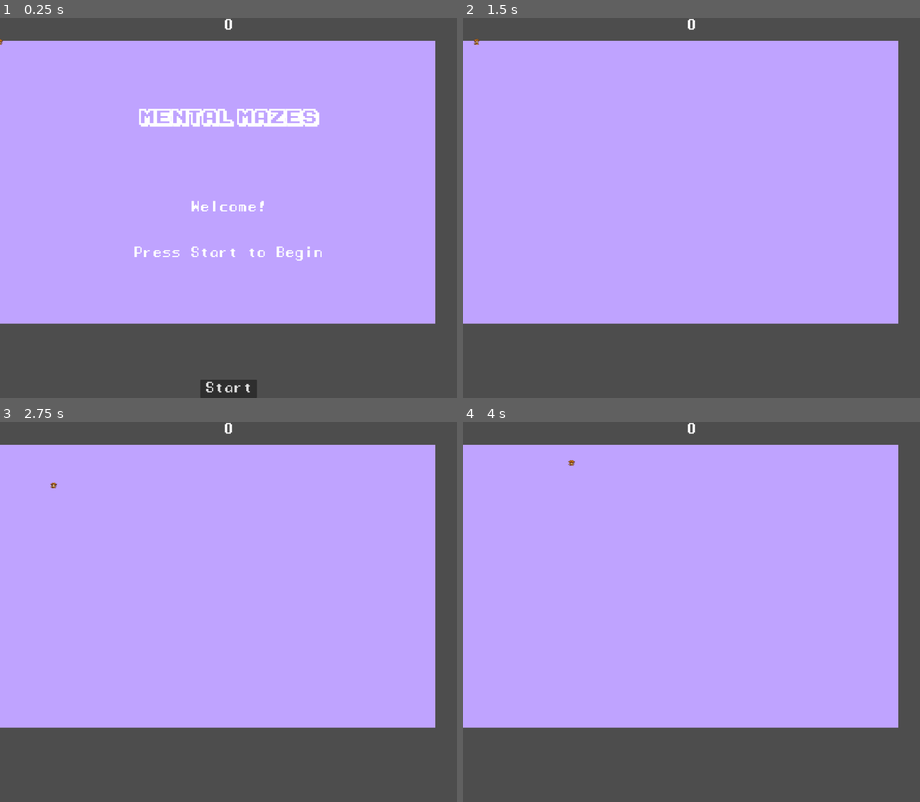
Above: before the commit, frames 1-4 (two rows, left to right).
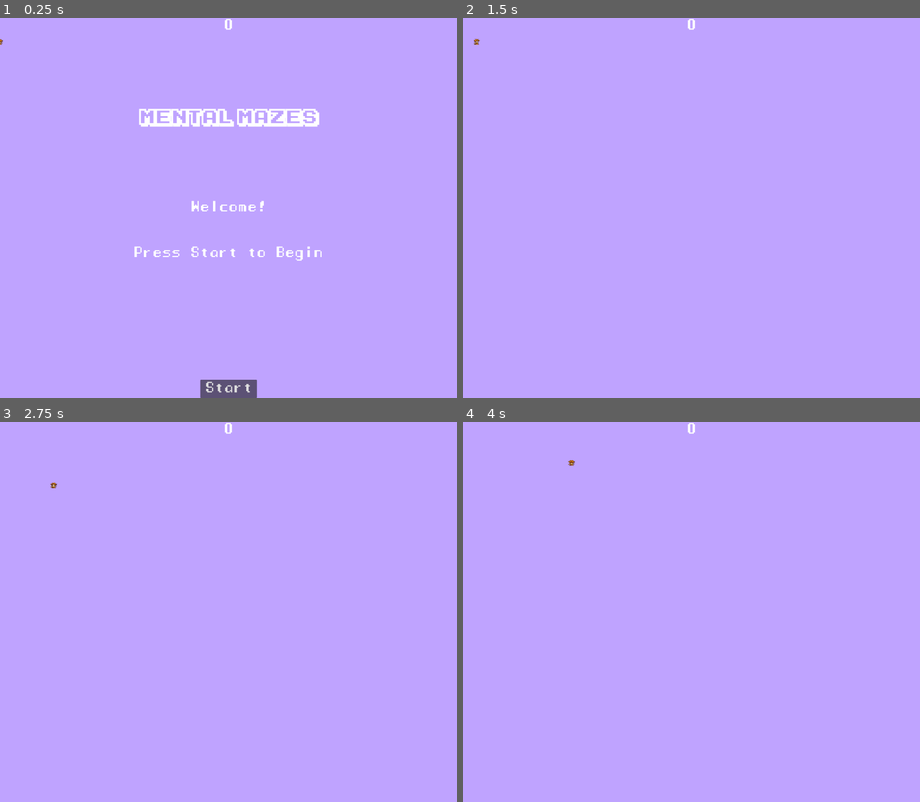
Above: after the commit, the same moments.

Repository: annas2727/Mental-Maze
Game: Godot game, scene res://main.tscn
Two runs of this game, one before a commit and one after it. Both use one fixed random seed, a clock stepped at 60 frames per second and the inputs below.
Inputs:
- Up to frame 1 (0.25 s): no input
- Up to frame 2 (1.5 s): click "Start" at 0.5 s; tap Enter (ui_accept) at 1.25 s; hold Right (move_right) from 1.28 s (still down)
- Up to frame 3 (2.75 s): tap Enter (ui_accept) at 1.52, 2.27 s; release Right (move_right) at 2.03 s; hold Down (move_down) from 2.03 s (still down)
- Up to frame 4 (4 s): release Down (move_down) at 2.78 s; hold Right (move_right) 2.78-3.53 s; tap Enter (ui_accept) at 3.5, 3.77 s; hold Up (move_up) from 3.53 s (still down)

The runs differ from the first frame. In frame 1, 29% of the frame differs, in the area x 0-100%, y 0-100%; in frame 2, 29%; in frame 3, 29%; in frame 4, 29%.

Commit message:
Final product

Diff:
--- a/Globals.gd
+++ b/Globals.gd
@@ -9,3 +9,5 @@
 var show_labels = false
 
 signal fringe_changed
+
+var was_hit = false
--- a/MobSpawner.gd
+++ b/MobSpawner.gd
@@ -5,7 +5,10 @@
 func _on_spawn_timer_timeout():
 	# Instantiate the mob scene for spawning
 	var mob_scene = load('res://mob.tscn')
+
 	var mob_instantiate = mob_scene.instantiate()
+	mob_instantiate.set_contact_monitor(true)
+	mob_instantiate.set_max_contacts_reported(10)
 	self.add_child(mob_instantiate)
 
 	# Select one of the various mob spawn positions randomly to spawn the mob
@@ -16,6 +19,8 @@
 		mob_instantiate.global_position = spawn_position
 	$SpawnTimer.start()
 
+
+
 # A mob spawns every 7 seconds
 func _ready():
 	pass
--- a/main.gd
+++ b/main.gd
@@ -10,12 +10,13 @@
 signal show_screen
 
 var hud_enabled = true
-const maze = preload("res://tile_map.tscn")
+var maze = load("res://tile_map.tscn")
 
 
 func clear_screen():
 	get_tree().call_group("mobs", "queue_free")
 	$Player.hide()
+	$TileMap.clear()
 
 
 func start_game():
@@ -56,6 +57,7 @@
 	$popups.hide_popup()
 	lost_lvl = false
 	$HUD.update_score(score)
+	maze = load("res://tile_map.tscn")
 	show_screen.emit()
 	$Player._start($StartPosition.position)
 	$ScoreTimer.start()
@@ -68,6 +70,8 @@
 func _on_score_timer_timeout():
 	score += 1
 	$HUD.update_score(score)
+	if Globals.was_hit == true:
+		lose_life()
 
 
 func exit_found():
@@ -85,6 +89,7 @@
 func lose_life():
 	$MobSpawner/SpawnTimer.set_paused(true)
 	$ScoreTimer.stop()
+	Globals.was_hit = false
 	clear_screen()
 	lives -= 1
 	lost_lvl = true
--- a/main.tscn
+++ b/main.tscn
@@ -14,6 +14,10 @@
 anchors_preset = 15
 anchor_right = 1.0
 anchor_bottom = 1.0
+offset_left = -9087.0
+offset_top = -6124.0
+offset_right = 10709.0
+offset_bottom = 6815.0
 grow_horizontal = 2
 grow_vertical = 2
 color = Color(0.74902, 0.639216, 1, 1)
@@ -40,7 +44,7 @@
 script = ExtResource("4_i0ydt")
 
 [node name="SpawnTimer" type="Timer" parent="MobSpawner"]
-wait_time = 7.0
+wait_time = 5.0
 
 [node name="HUD" parent="." instance=ExtResource("6_h688j")]
 
--- a/mob.tscn
+++ b/mob.tscn
@@ -12,11 +12,12 @@
 var min_speed = 50
 var max_speed = 250
 var mob_speed = 0
+
+
 # Set randomness in the anxiety mob's speed for unexpected actions
 func _set_random_speed():
 	mob_speed = randf_range(min_speed, max_speed)
 	return mob_speed
-
 
 func _physics_process(delta):
 	# Get the player's position from the globally acessible singleton
@@ -26,6 +27,12 @@
 		# Calculate the direction vector from the mob to the player
 		var direction = (player_pos - global_position).normalized()
 		linear_velocity = direction * _set_random_speed()
+
+func _on_body_entered(body):
+	if body.is_in_group(\"player\"):
+		Globals.was_hit = true
+
+
 "
 
 [sub_resource type="CircleShape2D" id="CircleShape2D_pvbu7"]
@@ -74,7 +81,7 @@
 }
 
 [node name="Anxiety Mob" type="RigidBody2D" groups=["mobs"]]
-collision_layer = 3
+collision_layer = 7
 gravity_scale = 0.0
 script = SubResource("GDScript_sphry")
 metadata/_edit_group_ = true
@@ -97,3 +104,5 @@
 libraries = {
 "": SubResource("AnimationLibrary_riw26")
 }
+
+[connection signal="body_entered" from="." to="." method="_on_body_entered"]
--- a/player.gd
+++ b/player.gd
@@ -28,7 +28,7 @@
 	# Use the singleton to assign player position for others to access
 	GameSingleton.player_position = global_position
 
-	var collision = move_and_collide(velocity * delta)
+	var collision := move_and_collide(velocity * delta)
 	if collision:
 		#print("I collided with ", collision.get_collider().name)
 		pass
@@ -54,12 +54,18 @@
 	if abs(velocity.x) > 1 or abs(velocity.y) > 1:
 		velocity = 0
 
+
+
+
+
 func _on_body_entered(body):
 	# Make the player disappear after being hit by a mob then a signal is emitted
-	# hide()
+	print(body, " entered")
+	#hide()
 	hit.emit()
 	# Disable the player's collision so that the hit signal is not hit more than once
 	$CollisionShape2D.set_deferred("disabled", true)
+
 
 # Call to reset the player when starting a new game
 func _start(pos):
--- a/player.tscn
+++ b/player.tscn
@@ -85,9 +85,9 @@
 [sub_resource type="RectangleShape2D" id="RectangleShape2D_gs5fv"]
 size = Vector2(19, 25)
 
-[node name="Player" type="CharacterBody2D"]
+[node name="Player" type="CharacterBody2D" groups=["player"]]
 position = Vector2(0, 5)
-collision_layer = 3
+collision_layer = 7
 script = ExtResource("1_n0yeq")
 metadata/_edit_group_ = true
 
